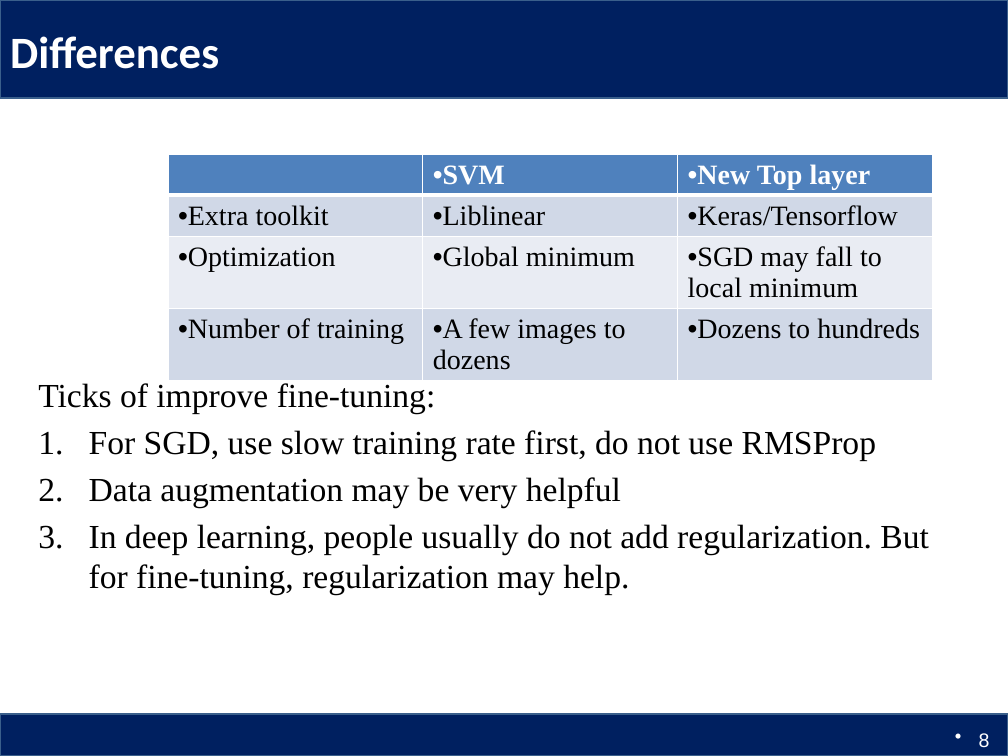
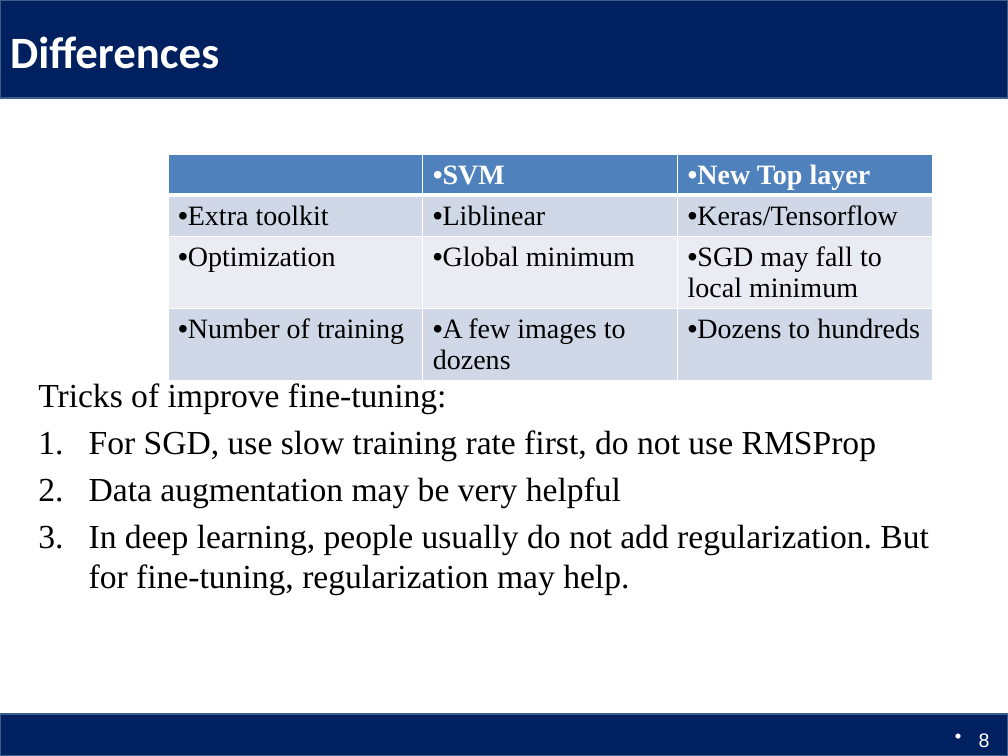
Before and after one commit to Columbia6894/Columbia6894.github.io, a slide deck: slide 8 of lecture/lecture10_llcao.pptx. Drawn at 1008x756 pixels with LibreOffice and Linux fonts; fonts in the diff are those of the drawing. Boxes give left, top, right and bottom in pixels: in the first picture for what was removed or moved away, otherwise in the second. Text is boxed around its words. In the diff, an @@ line names an element or a change of style, - is before the commit and + after.

```diff
--- a/lecture/lecture10_llcao.pptx
+++ b/lecture/lecture10_llcao.pptx
@@ text at (38,383,447,413): text changed @@
-Ticks of improve fine-tuning:
+Tricks of improve fine-tuning:
```
Also in this commit, not shown: 1 other file.
